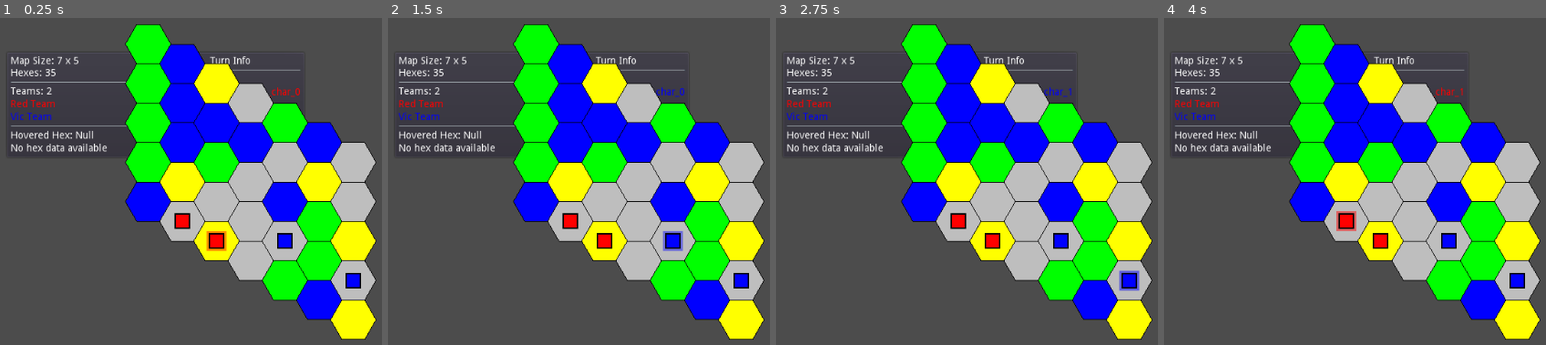
Above: before the commit, frames 1-4 (left to right).
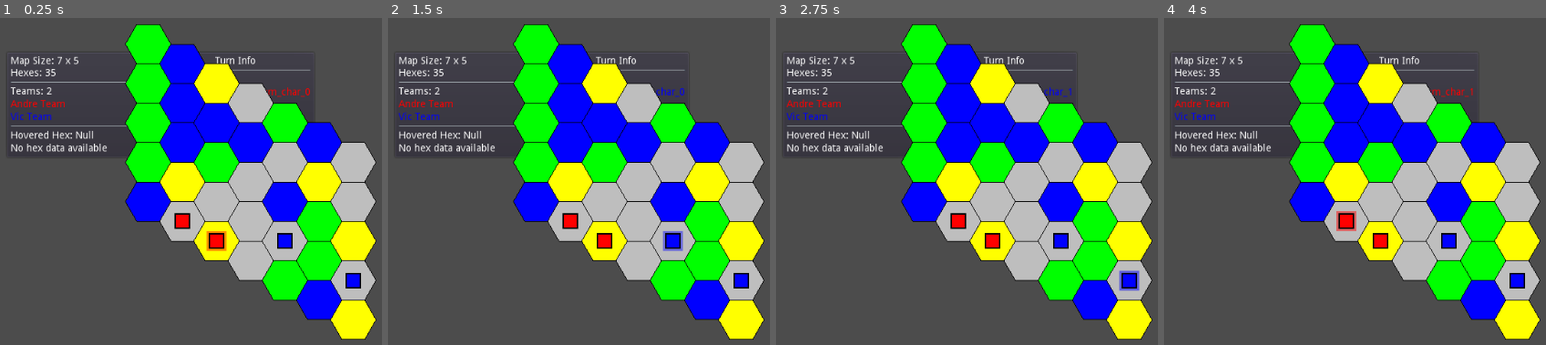
Above: after the commit, the same moments.

Repository: vgMonky/hexa_survival
Game: Godot game, scene res://hex_survival/main.tscn
The game is run twice, just before and just after one commit, with the same random seed, the same clock (stepped at 60 frames per second) and the same inputs.
Inputs (mouse positions are in pixels of both pictures, inside the frame that each line leads up to):
- Up to frame 1 (0.25 s): no input
- Up to frame 2 (1.5 s): click "End Turn" at 0.5 s; click "End Turn" at 1.25 s
- Up to frame 3 (2.75 s): click "End Turn" at 2 s
- Up to frame 4 (4 s): tap Enter at 2.75 s; drag from (1312, 44) to (1312, 161) at 2.77 s; click "End Turn" at 3.5 s

The runs differ from the first frame. In frame 1, 0.5% of the frame differs, in the area x 2-82%, y 11-28%; in frame 2, 0.2%; in frame 3, 0.2%; in frame 4, 0.5%.

Commit message:
simple setings updates

Diff:
--- a/hex_survival/main.gd
+++ b/hex_survival/main.gd
@@ -8,7 +8,7 @@
 
 	state_manager.apply_state_change({
 		"type": "add_team",
-		"team_name": "Red Team",
+		"team_name": "Andre Team",
 		"team_color": Color.red
 	})
 	state_manager.apply_state_change({
--- a/hex_survival/view/ui/turn_ui.gd
+++ b/hex_survival/view/ui/turn_ui.gd
@@ -29,6 +29,7 @@
 	# End turn button
 	end_turn_button = Button.new()
 	end_turn_button.text = "End Turn"
+# warning-ignore:return_value_discarded
 	end_turn_button.connect("pressed", self, "_on_end_turn_pressed")
 	content.add_child(end_turn_button)
 
